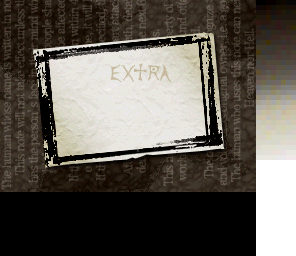
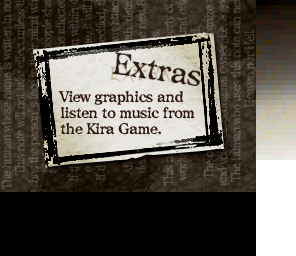
The second 296 x 256 image is a revision of the first. Changes to its layers:
added layer "Extras" above "Layer" over box(112, 51, 201, 87)
added layer "View graphics ..." above "Layer 2" over box(58, 91, 195, 135)
